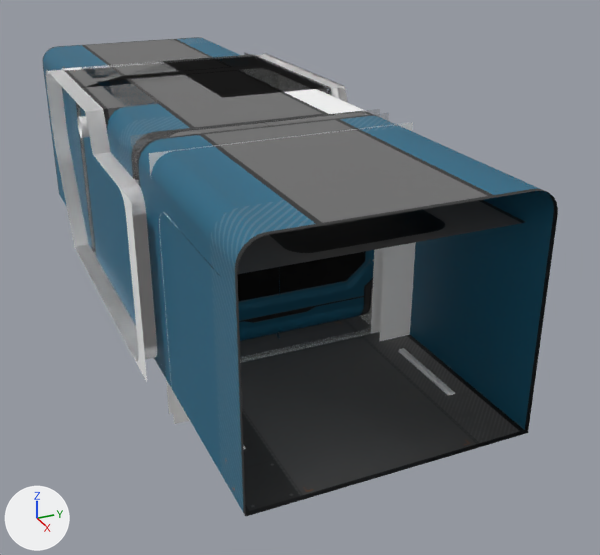
Before and after pictures for a commit that changed the FBX model Assets/Hallway/Models/C_P1.fbx.
Before and after are seen from a 50 mm lens placed at (0.1177, -0.0397, 0.0566), pointed at (0.0091, 0.0091, 0.0023). The axes (+X, +Y, +Z) are drawn at lower left. The lights are the same throughout. Where no turn or scale is listed for an object, it has been applied to the vertices. Vertices at the same position are counted once.

The scene before the commit, as lines of its bpy script (objects in view):
```python
me_mesh_011 = bpy.data.meshes.new('Mesh.011')
me_mesh_011.from_pydata(...)  # 558 vertices, 952 faces; spans x -0.0551..0.0551, y -0.0175..0.0175, z 0.0..0.03
# faces by material slot: [240, 4, 68, 640]
me_mesh_011.materials.append(mat_corridor_p3)
me_mesh_011.materials.append(mat_corridor_p2)  # picture img_corridor_02_d_png
me_mesh_011.materials.append(mat_corridor_p4)  # picture img_corridor_04_d_png
me_mesh_011.materials.append(mat_corridor_p1)  # white #ffffff
me_mesh_015 = bpy.data.meshes.new('Mesh.015')
me_mesh_015.from_pydata(...)  # 2100 vertices, 3406 faces; spans x -0.0358..0.0506, y -0.0206..0.0206, z -0.0054..0.03
# faces by material slot: [3302, 8, 96]
me_mesh_015.materials.append(mat_corridor_p1)  # white #ffffff
me_mesh_015.materials.append(mat_corridor_p2)  # picture img_corridor_02_d_png
me_mesh_015.materials.append(mat_glass_03)  # blue #8585bc
me_mesh_018 = bpy.data.meshes.new('Mesh.018')
me_mesh_018.from_pydata(...)  # 135 vertices, 202 faces; spans x -0.0175..0.0175, y -0.0175..0.0175, z 0.0..0.03
# faces by material slot: [2, 18, 182]
me_mesh_018.materials.append(mat_corridor_p2)  # picture img_corridor_02_d_png
me_mesh_018.materials.append(mat_corridor_p4)  # picture img_corridor_04_d_png
me_mesh_018.materials.append(mat_corridor_p1)  # white #ffffff
ob_c1 = bpy.data.objects.new('C1', me_mesh_015)
ob_c1.location = (0.0, 0.0, 0.0)
ob_c4 = bpy.data.objects.new('C4', me_mesh_011)
ob_c4.location = (0.0, 0.0, 0.0)
ob_c5 = bpy.data.objects.new('C5', me_mesh_018)
ob_c5.location = (0.0, 0.0, 0.0)
# also in view: 'C2_v2' at (-0.0005, 0.0, 0.0122); 'C3' at (-0.0048, 0.0003, 0.0147); 'C2_v1' at (-0.0005, 0.0, 0.0122)
```
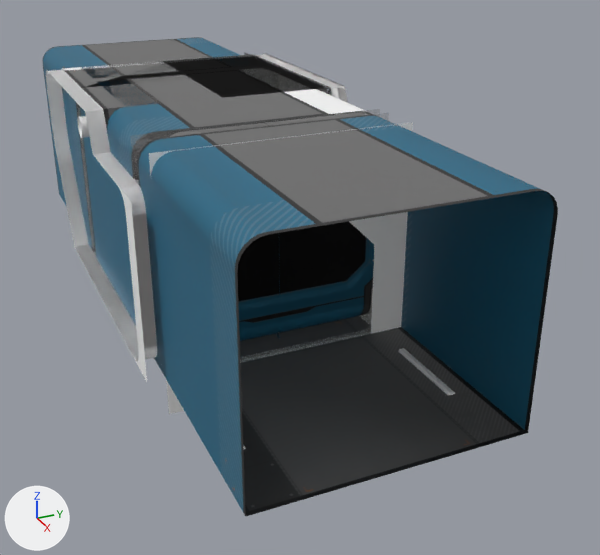
Location of each change, [x1, y1, x2, y2] in pixels of the pictures (600 x 555 px):
'C1', reshaped (25% narrower)
    before: [46, 53, 526, 424]
    after: [46, 53, 408, 414]
part 1 of me_mesh_015, deleted
    before: [159, 212, 416, 424]
part 2 of me_mesh_015, deleted (black)
    before: [181, 200, 526, 277]

The change, as a list of edits to the scene's bpy script:
```text
Change me_mesh_015:
    where me_mesh_015.from_pydata(...)  # 2100 vertices, 3406 faces; spans x -0.0358..0.0506, y -0.0206..0.0206, z -0.0054..0.03
    used by ob_c1; location = (0.0, 0.0, 0.0)
    me_mesh_015 part 1: the loose piece of 24 vertices spanning x 0.0287..0.0366, y -0.0176..0.0175, z -0.0054..0.0246 is deleted
    me_mesh_015 part 2: the loose piece of 4 vertices spanning x 0.0366..0.0506, y -0.0176..0.0175, z 0.0246 is deleted
```
